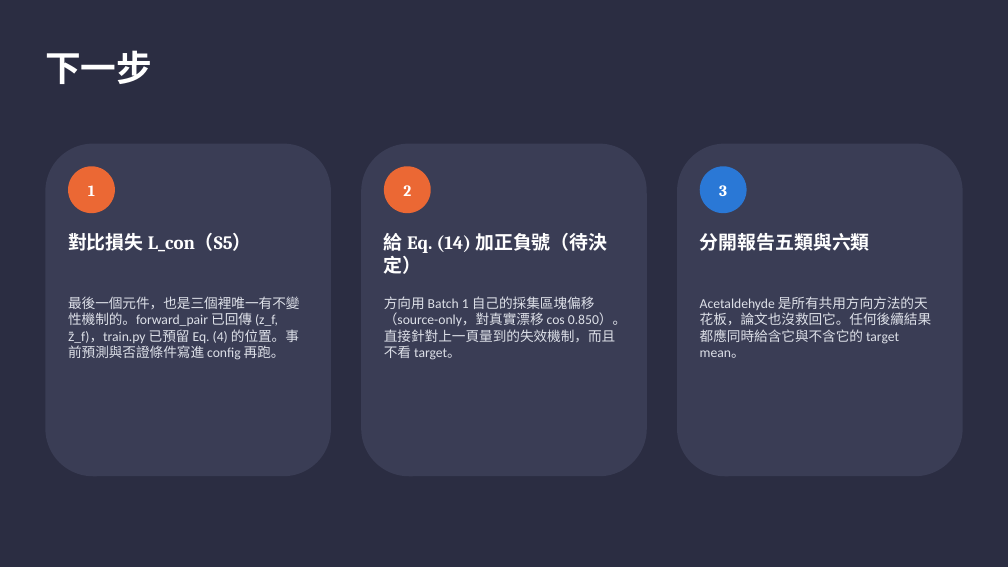
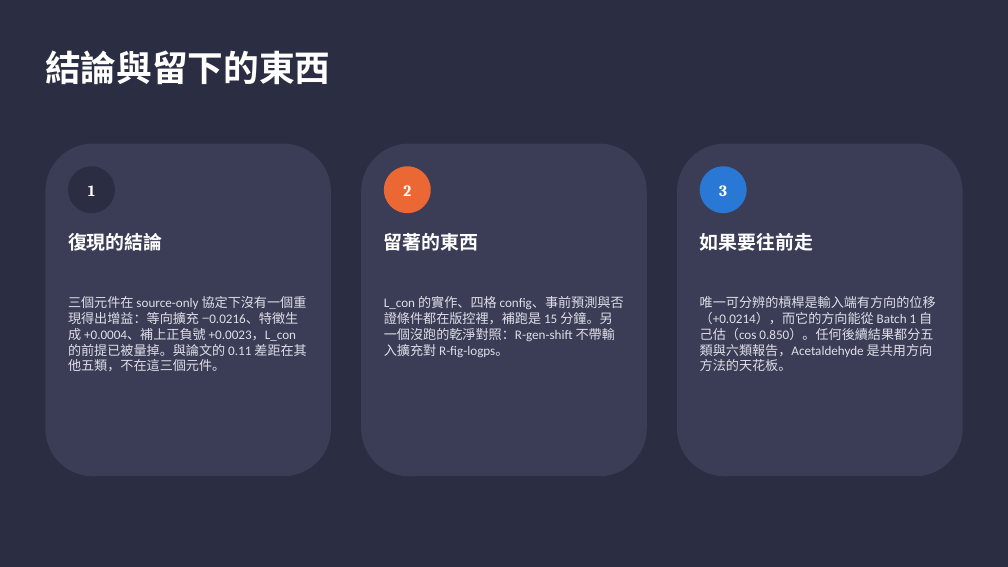
Before and after one commit to wintera1233/cdcnn, a slide deck: slide 15 of reports/cdcnn-implementation-issues.pptx (slide 13 before the commit). Drawn at 1008x567 pixels with LibreOffice and Linux fonts; fonts in the diff are those of the drawing. Boxes give left, top, right and bottom in pixels: in the first picture for what was removed or moved away, otherwise in the second. Text is boxed around its words. In the diff, an @@ line names an element or a change of style, - is before the commit and + after.

```diff
--- a/reports/cdcnn-implementation-issues.pptx
+++ b/reports/cdcnn-implementation-issues.pptx
@@ text at <box>45,50,330,85</box>: text changed @@
-下一步
+結論與留下的東西
@@ ellipse "1" at <box>68,166,115,213</box>: fill #EB6834 to #2B2D42 @@
@@ text at <box>68,233,163,251</box>: text changed @@
-對比損失 L_con（S5）
+復現的結論
@@ text at <box>384,233,479,251</box>: text changed @@
-給 Eq. (14) 加正負號（待決定）
+留著的東西
@@ text at <box>700,233,813,251</box>: text changed @@
-分開報告五類與六類
+如果要往前走
@@ text at <box>68,296,307,371</box>: text changed; size 13 to 12.5 pt @@
-最後一個元件，也是三個裡唯一有不變性機制的。forward_pair 已回傳 (z_f, z̄_f)，train.py 已預留 Eq. (4) 的位置。事前預測與否證條件寫進 config 再跑。
+三個元件在 source-only 協定下沒有一個重現得出增益：等向擴充 −0.0216、特徵生成 +0.0004、補上正負號 +0.0023，L_con 的前提已被量掉。與論文的 0.11 差距在其他五類，不在這三個元件。
@@ text at <box>384,296,624,357</box>: text changed; size 13 to 12.5 pt @@
-方向用 Batch 1 自己的採集區塊偏移（source-only，對真實漂移 cos 0.850）。直接針對上一頁量到的失效機制，而且不看 target。
+L_con 的實作、四格 config、事前預測與否證條件都在版控裡，補跑是 15 分鐘。另一個沒跑的乾淨對照：R-gen-shift 不帶輸入擴充對 R-fig-logps。
@@ text at <box>700,296,936,371</box>: text changed; size 13 to 12.5 pt @@
-Acetaldehyde 是所有共用方向方法的天花板，論文也沒救回它。任何後續結果都應同時給含它與不含它的 target mean。
+唯一可分辨的槓桿是輸入端有方向的位移（+0.0214），而它的方向能從 Batch 1 自己估（cos 0.850）。任何後續結果都分五類與六類報告，Acetaldehyde 是共用方向方法的天花板。
```
Also in this commit, not shown: 2 other slides changed, 2 slides added, 3 other files.
